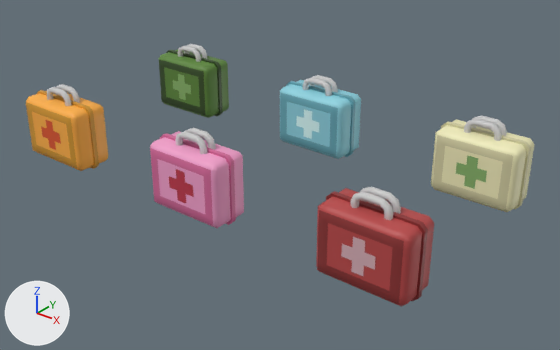
Two versions of the FBX model Assets/Art/Models/Items/Functional/Containers/Object/medkits.fbx, one commit apart.
One viewpoint serves both versions: a 50 mm lens placed at (2.42, -6.38, 1.83), pointed at (0.12, -3.51, 0.05). The axes (+X, +Y, +Z) are drawn at lower left. The lights are the same throughout. Where no turn or scale is listed for an object, it has been applied to the vertices. Vertices at the same position are counted once.

Names of what the first picture shows: 'Medkit Advanced Back', 'Medkit Advanced Front', 'Medkit Back', 'Medkit Brute Back', 'Medkit Brute Front', 'Medkit Burn Back', 'Medkit Burn Front', 'Medkit Front', 'Medkit Oxygen Back', 'Medkit Oxygen Front', 'Medkit Toxin Back', 'Medkit Toxin Front'.
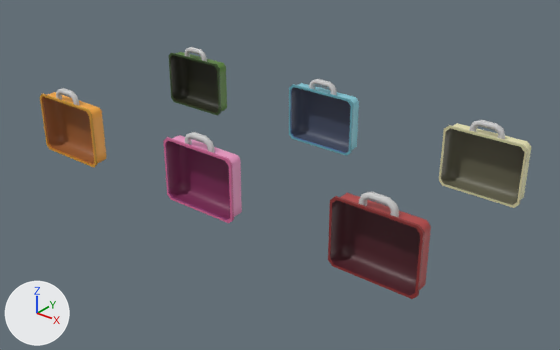
Boxes (x1, y1, x2, y2) around the edits, measured in the pictures (560 x 350 px):
'Medkit Advanced Front', deleted (brown)
    before: (316, 192, 426, 307)
'Medkit Advanced Back', mesh rescaled
    before: (333, 187, 434, 297)
    after: (328, 191, 431, 299)
'Medkit Front', deleted (beige)
    before: (431, 119, 530, 212)
'Medkit Back', mesh rescaled
    before: (447, 115, 535, 205)
    after: (439, 120, 531, 208)
'Medkit Brute Front', deleted (pink)
    before: (150, 131, 234, 228)
'Medkit Brute Back', mesh rescaled
    before: (166, 127, 244, 223)
    after: (163, 132, 242, 223)
'Medkit Oxygen Front', deleted (cyan)
    before: (280, 78, 354, 159)
'Medkit Burn Front', deleted (orange)
    before: (26, 87, 97, 171)
'Medkit Burn Back', mesh rescaled
    before: (40, 84, 108, 168)
    after: (40, 88, 107, 168)
'Medkit Toxin Front', deleted (green)
    before: (159, 46, 221, 118)
'Medkit Oxygen Back', unchanged, uncovered by the edit
    before: (291, 75, 361, 156)
    after: (289, 79, 359, 156)
'Medkit Toxin Back', unchanged, uncovered by the edit
    before: (172, 44, 229, 116)
    after: (169, 47, 227, 115)

What changed in the scene script:
```text
Change me_medkit_01_002:
    where me_medkit_01_002.from_pydata(...)  # 226 vertices, 199 faces; spans x -0.233..0.233, y 0.0..0.109, z 0.0..0.421
    used by ob_medkit_back; location = (1.0, -3.0, 0.0)
    me_medkit_01_002 part 2: the whole mesh is scaled about the mesh origin by 0.95
Change me_medkit_01_012:
    where me_medkit_01_012.from_pydata(...)  # 226 vertices, 199 faces; spans x -0.233..0.233, y 0.0..0.109, z 0.0..0.421
    used by ob_medkit_burn_back; location = (-1.0, -4.0, 0.0)
    me_medkit_01_012 part 4: the whole mesh is scaled about the mesh origin by 0.95
Change me_medkit_01_008:
    where me_medkit_01_008.from_pydata(...)  # 226 vertices, 199 faces; spans x -0.233..0.233, y 0.0..0.109, z 0.0..0.421
    used by ob_medkit_advanced_back; location = (1.0, -4.0, 0.0)
    me_medkit_01_008 part 1: the whole mesh is scaled about the mesh origin by 0.95
Change me_medkit_01_010:
    where me_medkit_01_010.from_pydata(...)  # 226 vertices, 199 faces; spans x -0.233..0.233, y 0.0..0.109, z 0.0..0.421
    used by ob_medkit_brute_back; location = (0.0, -4.0, 0.0)
    me_medkit_01_010 part 3: the whole mesh is scaled about the mesh origin by 0.95
Remove ob_medkit_toxin_front:
    ob_medkit_toxin_front = bpy.data.objects.new('Medkit Toxin Front', me_medkit_01_005)
    ob_medkit_toxin_front.location = (-1.0, -3.0, 0.0)
Remove ob_medkit_brute_front:
    ob_medkit_brute_front = bpy.data.objects.new('Medkit Brute Front', me_medkit_01_009)
    ob_medkit_brute_front.location = (0.0, -4.0, 0.0)
Remove ob_medkit_oxygen_front:
    ob_medkit_oxygen_front = bpy.data.objects.new('Medkit Oxygen Front', me_medkit_01_003)
    ob_medkit_oxygen_front.location = (0.0, -3.0, 0.0)
Remove ob_medkit_burn_front:
    ob_medkit_burn_front = bpy.data.objects.new('Medkit Burn Front', me_medkit_01_011)
    ob_medkit_burn_front.location = (-1.0, -4.0, 0.0)
Remove ob_medkit_advanced_front:
    ob_medkit_advanced_front = bpy.data.objects.new('Medkit Advanced Front', me_medkit_01_007)
    ob_medkit_advanced_front.location = (1.0, -4.0, 0.0)
Remove ob_medkit_front:
    ob_medkit_front = bpy.data.objects.new('Medkit Front', me_medkit_01_001)
    ob_medkit_front.location = (1.0, -3.0, 0.0)
```
